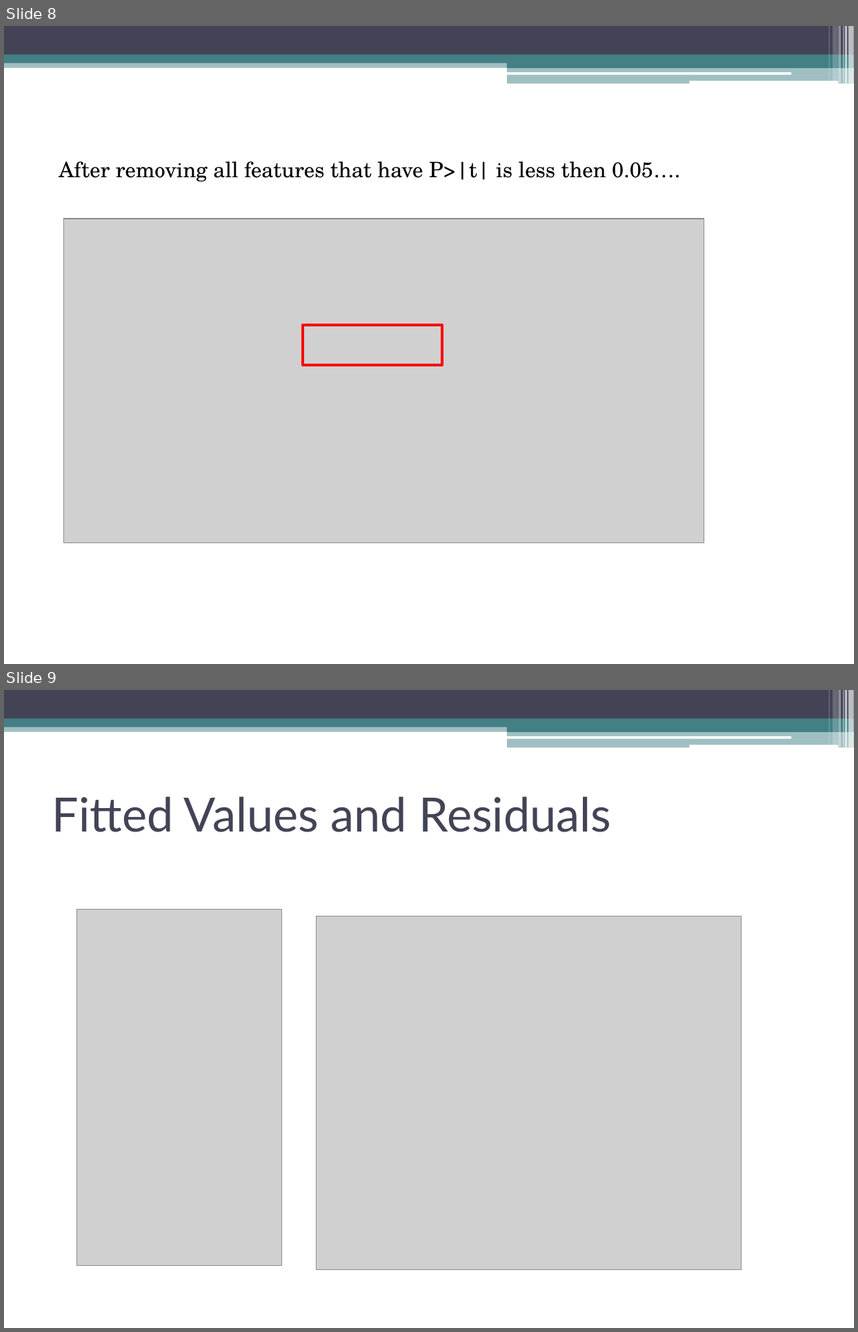
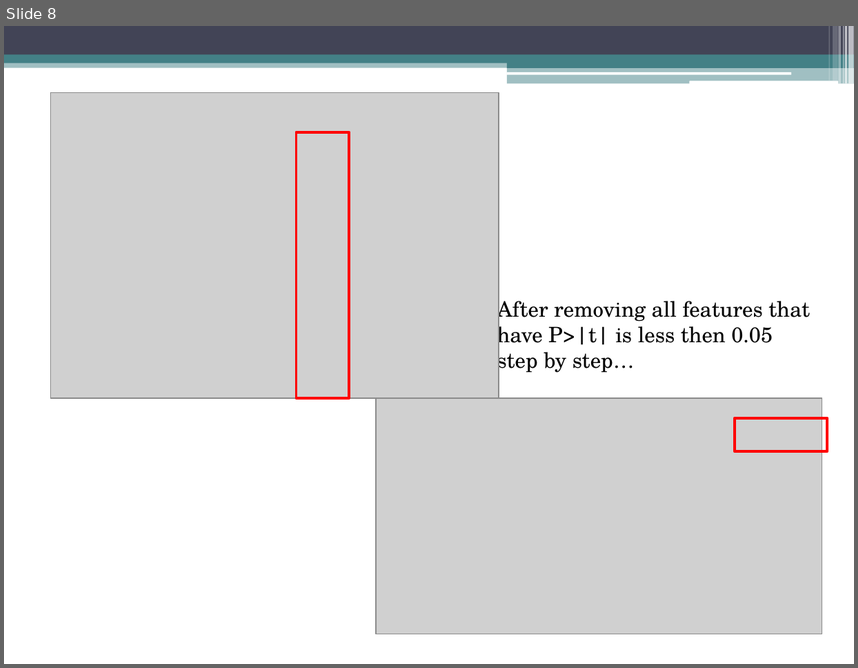
Before and after one commit to Kodluyoruz-Ankara-Veri-Bilimi/assignment_Beyza, a slide deck: homework2/homework2.pptx. Shown one above the other, each under a label of ours: slides 8 and 9 before the commit, slide 8 after it. The pictures are 858x1332 and 858x668 pixels, drawn with LibreOffice and Linux fonts; fonts in the diff are those of the drawing; grey boxes stand for pictures. Boxes give left, top, right and bottom in pixels: in the first picture for what was removed or moved away, otherwise in the second. Text is boxed around its words. In the diff, an @@ line names an element or a change of style, - is before the commit and + after.

```diff
--- a/homework2/homework2.pptx
+++ b/homework2/homework2.pptx
@@ slide 9 removed at [4,690,854,1328], background #FFFFFF; not listed: 13 template elements that a slide beside it also shows @@
@@ title removed at [52,796,612,832] @@
-Fitted Values and Residuals
@@ picture removed at [77,909,282,1265] @@
@@ picture removed at [316,916,741,1270] @@
@@ slide 8 changed as well @@
@@ picture added at [51,92,499,397] @@
@@ rectangle: place and size @@
-rectangle at [303,325,443,365]
+rectangle at [297,132,350,399]
@@ picture removed at [63,219,704,543] @@
@@ text at [497,296,810,374]: text changed @@
-After removing all features that have P>|t| is less then 0.05….
+After removing all features that have P>|t| is less then 0.05 step by step…
@@ picture added at [375,399,822,634] @@
@@ rectangle added at [734,418,827,451], outline #FF0000 2.25 pt @@
```
Also in this commit, not shown: 4 other slides changed, 10 slides added, 5 other slides removed.
